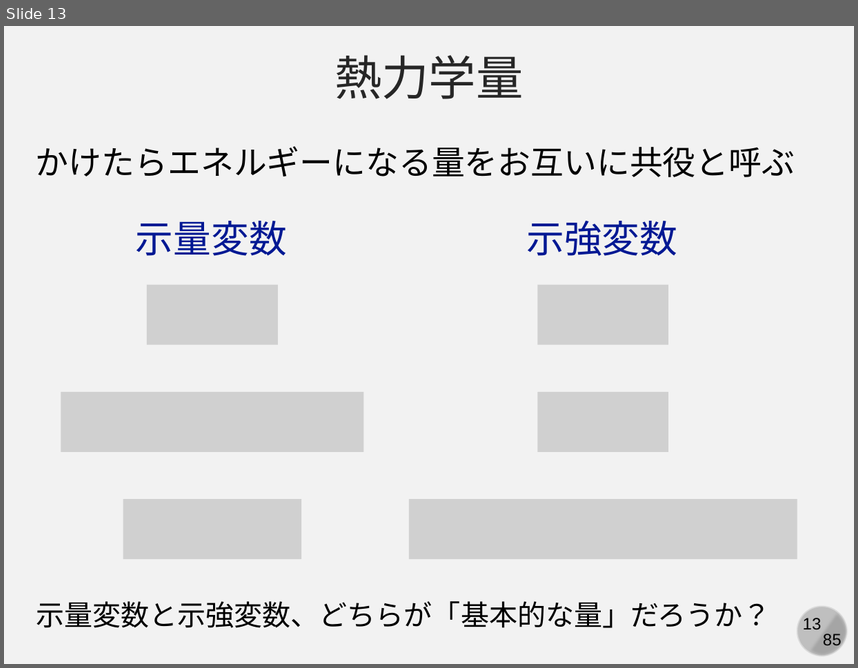
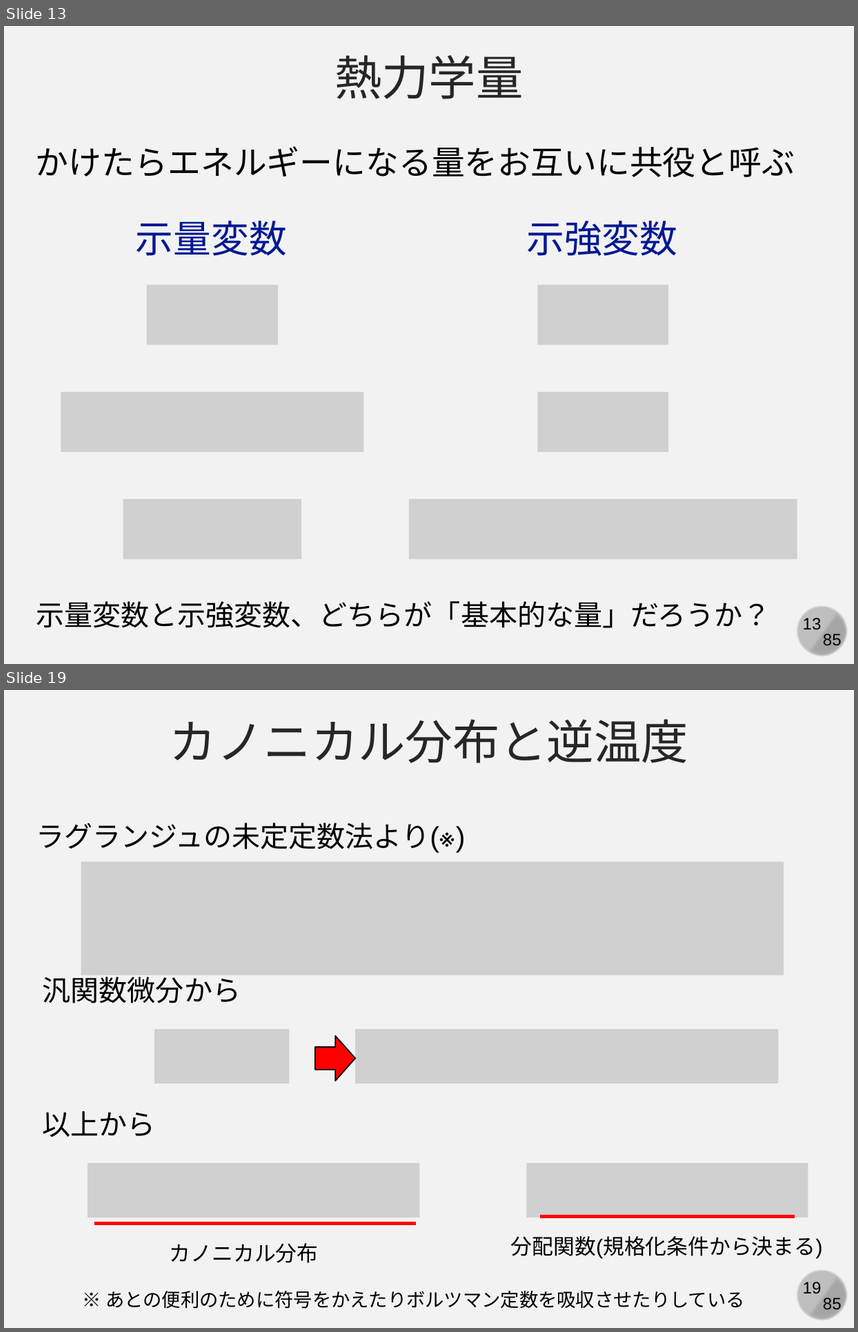
Before and after one commit to kaityo256/simulation_engineering, a slide deck: 06_md_observable/simulation06.pptx. Shown one above the other, each under a label of ours: slide 13 before the commit, slides 13 and 19 after it; the slides between them are not shown. The pictures are 858x668 and 858x1332 pixels, drawn with LibreOffice and Linux fonts; fonts in the diff are those of the drawing; grey boxes stand for pictures. Boxes give left, top, right and bottom in pixels: in the first picture for what was removed or moved away, otherwise in the second. Text is boxed around its words. In the diff, an @@ line names an element or a change of style, - is before the commit and + after.

```diff
--- a/06_md_observable/simulation06.pptx
+++ b/06_md_observable/simulation06.pptx
@@ slide 19 added at [4, 690, 854, 1328], background #F2F2F2; not listed: 4 template elements that a slide beside it also shows @@
@@ text added at [170, 719, 688, 763], 40 pt, text #262626 @@
+カノニカル分布と逆温度
@@ text added at [36, 822, 439, 853], 24 pt, text #000000 @@
+ラグランジュの未定定数法より(※)
@@ picture added at [81, 862, 784, 976] @@
@@ text added at [43, 976, 241, 1003], 24 pt, text #000000 @@
+汎関数微分から
@@ picture added at [154, 1029, 290, 1083] @@
@@ right arrow added at [315, 1035, 355, 1080], fill #FF0000, outline #000000 1 pt @@
@@ picture added at [355, 1029, 778, 1083] @@
@@ text added at [43, 1111, 156, 1136], 24 pt, text #000000 @@
+以上から
@@ picture added at [87, 1163, 419, 1217] @@
@@ picture added at [527, 1163, 808, 1217] @@
@@ line added from (415, 1223) to (94, 1223), #FF0000 3 pt @@
@@ line added from (795, 1216) to (540, 1216), #FF0000 3 pt @@
@@ text added at [170, 1243, 319, 1263], 18 pt, text #000000 @@
+カノニカル分布
@@ text added at [511, 1236, 823, 1259], 18 pt, text #000000 @@
+分配関数(規格化条件から決まる)
@@ text added at [105, 1290, 744, 1308], 16 pt, text #000000 @@
+※ あとの便利のために符号をかえたりボルツマン定数を吸収させたりしている
```
Also in this commit, not shown: 2 slides changed, 7 other slides added.
